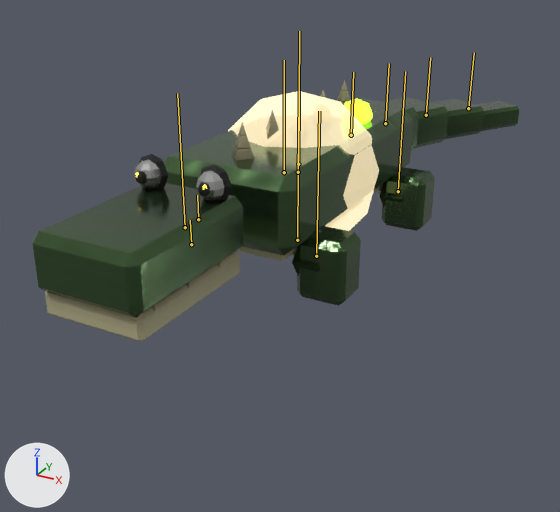
What one commit did to the glTF model public/creatures/drainling.glb.
Camera for both pictures: a 50 mm camera at (1.4, -2.69, 1.26) aimed at (-0.1, 0.03, -0.1). Arrows for +X, +Y and +Z are at lower left; the lights stay in place. The picture after the commit comes second. Both versions are drawn at frame 10 of the action 'attack'; the numbers are the values there. The bones that bend it are drawn over the model as lines.

In view in the first picture: 'drainling_body', 'drainling_glow0', 'drainling_glow1'.
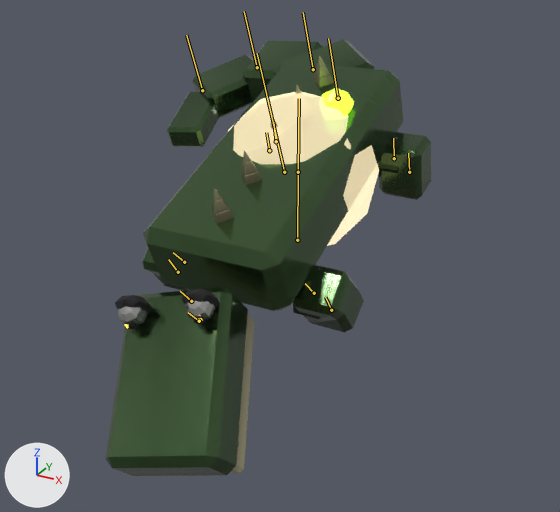
Pixel boxes [x1, y1, x2, y2] of what changed, in the pictures (560 x 512 px):
'drainling_body', posed (33% narrower, 67% taller): before [33, 80, 519, 342]; after [105, 39, 431, 476]
'drainling_glow1', posed: before [341, 99, 373, 125]; after [320, 88, 354, 119]
'drainling_glow0', posed: before [136, 172, 207, 190]; after [125, 318, 202, 328]
bone 'body', root to tip: before (298, 164) to (299, 31); after (284, 172) to (257, 53)
bone 'head', root to tip: before (198, 219) to (197, 195); after (191, 301) to (180, 291)
bone 'leg_FL', root to tip: before (316, 256) to (319, 111); after (314, 293) to (305, 283)
bone 'leg_BL', root to tip: before (398, 191) to (405, 71); after (394, 158) to (393, 138)
bone 'leg_FR', root to tip: before (185, 227) to (177, 93); after (184, 262) to (173, 252)
bone 'leg_BR', root to tip: before (284, 172) to (284, 60); after (276, 141) to (273, 122)
bone 'tail_0', root to tip: before (351, 135) to (353, 72); after (338, 98) to (328, 38)
bone 'tail_1', root to tip: before (385, 123) to (389, 63); after (313, 69) to (303, 12)
bone 'tail_2', root to tip: before (426, 115) to (430, 57); after (257, 67) to (244, 11)
bone 'tail_3', root to tip: before (468, 108) to (474, 52); after (202, 90) to (186, 35)

The change, as a diff of the scene's bpy script:
```diff
--- a/public/creatures/drainling.glb.py
+++ b/public/creatures/drainling.glb.py
@@ bone_body @@
 bone_body = bpy.data.objects['Armature'].pose.bones['body']  # child of 'root'
-bone_body.location = (0.0, 0.0, 0.0)
-bone_body.rotation_quaternion = (1.0, 0.0, 0.0, 0.0)  # degrees (0, 0, 0)
+bone_body.location = (0.0, 0.0, 0.118)
+bone_body.rotation_quaternion = (0.981, 0.195, 0.0, 0.0)  # degrees (23, 0, 0)
@@ bone_head @@
 bone_head = bpy.data.objects['Armature'].pose.bones['head']  # child of 'body'
-bone_head.rotation_quaternion = (1.0, 0.0, 0.0, 0.0)  # degrees (0, 0, 0)
+bone_head.rotation_quaternion = (0.97, 0.184, 0.157, 0.03)  # degrees (23, 17, 7)
@@ bone_leg_fl @@
 bone_leg_fl = bpy.data.objects['Armature'].pose.bones['leg_FL']  # child of 'body'
-bone_leg_fl.rotation_quaternion = (1.0, 0.0, 0.0, 0.0)  # degrees (0, 0, 0)
+bone_leg_fl.rotation_quaternion = (0.978, 0.209, 0.0, 0.0)  # degrees (24, 0, 0)
@@ bone_leg_bl @@
 bone_leg_bl = bpy.data.objects['Armature'].pose.bones['leg_BL']  # child of 'body'
-bone_leg_bl.rotation_quaternion = (1.0, 0.0, 0.0, 0.0)  # degrees (0, 0, 0)
+bone_leg_bl.rotation_quaternion = (0.996, -0.084, 0.0, 0.0)  # degrees (-10, 0, 0)
@@ bone_leg_fr @@
 bone_leg_fr = bpy.data.objects['Armature'].pose.bones['leg_FR']  # child of 'body'
-bone_leg_fr.rotation_quaternion = (1.0, 0.0, 0.0, 0.0)  # degrees (0, 0, 0)
+bone_leg_fr.rotation_quaternion = (0.978, 0.209, 0.0, 0.0)  # degrees (24, 0, 0)
@@ bone_leg_br @@
 bone_leg_br = bpy.data.objects['Armature'].pose.bones['leg_BR']  # child of 'body'
-bone_leg_br.rotation_quaternion = (1.0, 0.0, 0.0, 0.0)  # degrees (0, 0, 0)
+bone_leg_br.rotation_quaternion = (0.996, -0.084, 0.0, 0.0)  # degrees (-10, 0, 0)
@@ bone_tail_0 @@
 bone_tail_0 = bpy.data.objects['Armature'].pose.bones['tail_0']  # child of 'body'
-bone_tail_0.rotation_quaternion = (0.994, 0.0, -0.103, 0.0)  # degrees (0, -12, 0)
+bone_tail_0.rotation_quaternion = (0.916, 0.0, 0.402, 0.0)  # degrees (0, 47, 0)
@@ bone_tail_1 @@
 bone_tail_1 = bpy.data.objects['Armature'].pose.bones['tail_1']  # child of 'tail_0'
-bone_tail_1.rotation_quaternion = (0.992, 0.0, -0.101, 0.0)  # degrees (0, -12, 0)
+bone_tail_1.rotation_quaternion = (0.914, 0.0, 0.407, 0.0)  # degrees (0, 48, 0)
@@ bone_tail_2 @@
 bone_tail_2 = bpy.data.objects['Armature'].pose.bones['tail_2']  # child of 'tail_1'
-bone_tail_2.rotation_quaternion = (0.992, 0.0, -0.065, 0.0)  # degrees (0, -7, 0)
+bone_tail_2.rotation_quaternion = (0.913, 0.0, 0.408, 0.0)  # degrees (0, 48, 0)
@@ bone_tail_3 @@
 bone_tail_3 = bpy.data.objects['Armature'].pose.bones['tail_3']  # child of 'tail_2'
-bone_tail_3.rotation_quaternion = (0.996, 0.0, -0.006, 0.0)  # degrees (0, -1, 0)
+bone_tail_3.rotation_quaternion = (0.913, 0.0, 0.408, 0.0)  # degrees (0, 48, 0)
```
